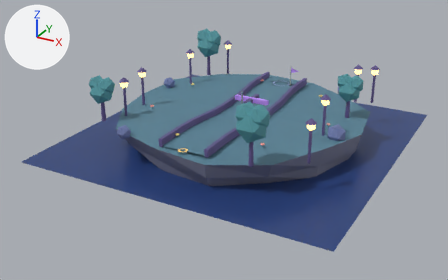
The glTF model ui/3d/minigolf/course-16.glb, before and after one commit.
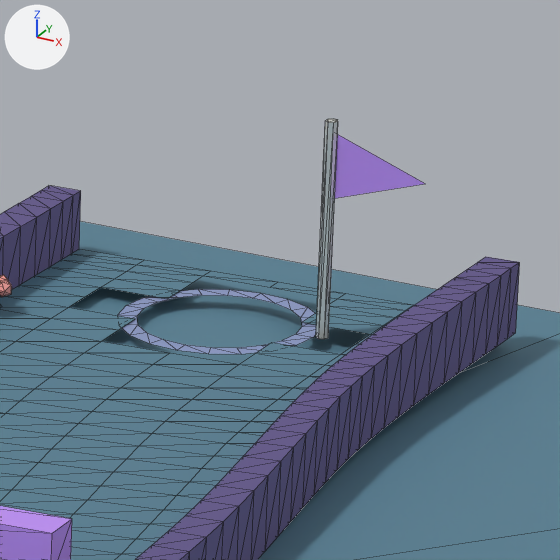
The first picture shows the older version from a 50 mm camera at (10.66, -20.88, 8.96) aimed at (-0.33, -0.91, -1.03). The close-ups show the older and then the newer version on the part from 59% to 69% of the width and 20% to 37% of the height of that picture. Only the edits that show in the close-ups are written down. The axes (+X, +Y, +Z) are drawn at upper left. The lights are the same throughout. The close-ups show mesh edges as thin lines. Where no turn or scale is listed for an object, it has been applied to the vertices. Vertices at exactly the same position are counted once.

The first close-up shows 'cup-rim.015', 'flag', 'flag-pole-base.015', 'island-turf-edge.015', 'obstacle-revolving-gate', 'rail-left', 'rail-right', 'surface-grass' and 1 more.
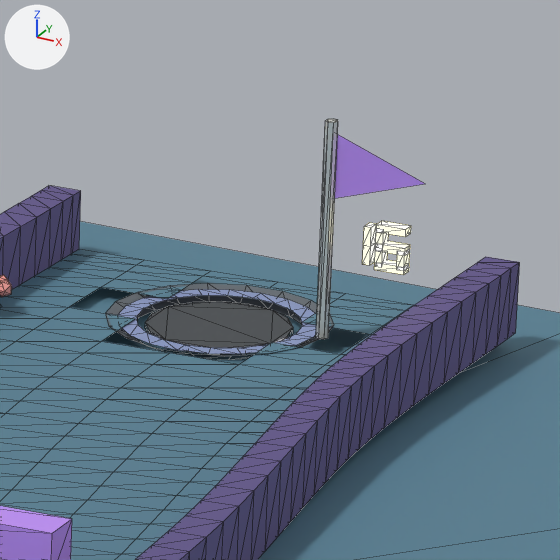
What changed in the scene script:
```text
Change me_cup_bottom_mesh_015:
    remove me_cup_bottom_mesh_015.from_pydata(...)  # 32 vertices, 60 faces; spans x -0.295..0.275, y 3.624..4.194, z -0.393..-0.368
    add me_cup_bottom_mesh_015.from_pydata(...)  # 32 vertices, 60 faces; spans x -0.295..0.275, y 3.624..4.194, z -0.044..-0.019
    me_cup_bottom_mesh_015 part 1: the whole mesh is moved by (0.0, 0.0, 0.349)
Add ob_hole_digit_segment_089:
    ob_hole_digit_segment_089 = bpy.data.objects.new('hole-digit-segment.089', me_hole_digit_segment_mesh_089)  # a box spanning x 0.7199..0.7499, y 3.8844..3.9344, z 0.325..0.4; in mat_minigolf_hole_number_night (beige #fff0b5, glowing beige #fff0b5)
    ob_hole_digit_segment_089.location = (0.0, 0.0, 0.0)
Add ob_hole_digit_segment_088:
    ob_hole_digit_segment_088 = bpy.data.objects.new('hole-digit-segment.088', me_hole_digit_segment_mesh_088)  # a box spanning x 0.6299..0.7499, y 3.8844..3.9344, z 0.31..0.34; in mat_minigolf_hole_number_night (beige #fff0b5, glowing beige #fff0b5)
    ob_hole_digit_segment_088.location = (0.0, 0.0, 0.0)
Add ob_hole_digit_segment_087:
    ob_hole_digit_segment_087 = bpy.data.objects.new('hole-digit-segment.087', me_hole_digit_segment_mesh_087)  # a box spanning x 0.6299..0.6599, y 3.8844..3.9344, z 0.325..0.4; in mat_minigolf_hole_number_night (beige #fff0b5, glowing beige #fff0b5)
    ob_hole_digit_segment_087.location = (0.0, 0.0, 0.0)
Add ob_hole_digit_segment_086:
    ob_hole_digit_segment_086 = bpy.data.objects.new('hole-digit-segment.086', me_hole_digit_segment_mesh_086)  # a box spanning x 0.6299..0.7499, y 3.8844..3.9344, z 0.385..0.415; in mat_minigolf_hole_number_night (beige #fff0b5, glowing beige #fff0b5)
    ob_hole_digit_segment_086.location = (0.0, 0.0, 0.0)
Add ob_hole_digit_segment_085:
    ob_hole_digit_segment_085 = bpy.data.objects.new('hole-digit-segment.085', me_hole_digit_segment_mesh_085)  # a box spanning x 0.6299..0.6599, y 3.8844..3.9344, z 0.4..0.475; in mat_minigolf_hole_number_night (beige #fff0b5, glowing beige #fff0b5)
    ob_hole_digit_segment_085.location = (0.0, 0.0, 0.0)
Add ob_hole_digit_segment_084:
    ob_hole_digit_segment_084 = bpy.data.objects.new('hole-digit-segment.084', me_hole_digit_segment_mesh_084)  # a box spanning x 0.6299..0.7499, y 3.8844..3.9344, z 0.46..0.49; in mat_minigolf_hole_number_night (beige #fff0b5, glowing beige #fff0b5)
    ob_hole_digit_segment_084.location = (0.0, 0.0, 0.0)
Add ob_hole_digit_segment_083:
    ob_hole_digit_segment_083 = bpy.data.objects.new('hole-digit-segment.083', me_hole_digit_segment_mesh_083)  # a box spanning x 0.5799..0.6099, y 3.8844..3.9344, z 0.325..0.4; in mat_minigolf_hole_number_night (beige #fff0b5, glowing beige #fff0b5)
    ob_hole_digit_segment_083.location = (0.0, 0.0, 0.0)
Add ob_hole_digit_segment_082:
    ob_hole_digit_segment_082 = bpy.data.objects.new('hole-digit-segment.082', me_hole_digit_segment_mesh_082)  # a box spanning x 0.5799..0.6099, y 3.8844..3.9344, z 0.4..0.475; in mat_minigolf_hole_number_night (beige #fff0b5, glowing beige #fff0b5)
    ob_hole_digit_segment_082.location = (0.0, 0.0, 0.0)
Add ob_cup_lining_015:
    ob_cup_lining_015 = bpy.data.objects.new('cup-lining.015', me_cup_lining_mesh_015)  # 36 vertices, 36 faces; spans x -0.45..0.43, y 3.476..4.343, z -0.045..0.004; in mat_minigolf_cup_lining_night (grey #656c73)
    ob_cup_lining_015.location = (0.0, 0.0, 0.0)
```

Pixel boxes [x1, y1, x2, y2] of what changed, in the close-ups (560 x 560 px):
'cup-bottom.015', moved (not visible before)
    after: [145, 302, 293, 355]
'cup-lining.015', added
    after: [105, 283, 334, 360]
'hole-digit-segment.084', added
    after: [376, 221, 411, 237]
'hole-digit-segment.086', added
    after: [375, 241, 410, 256]
'hole-digit-segment.088', added
    after: [374, 260, 409, 275]
'hole-digit-segment.082', added
    after: [363, 223, 377, 246]
'hole-digit-segment.083', added
    after: [362, 243, 376, 265]
'hole-digit-segment.089', added
    after: [397, 249, 410, 270]
'hole-digit-segment.085', added
    after: [375, 228, 388, 248]
'hole-digit-segment.087', added
    after: [375, 247, 388, 267]
